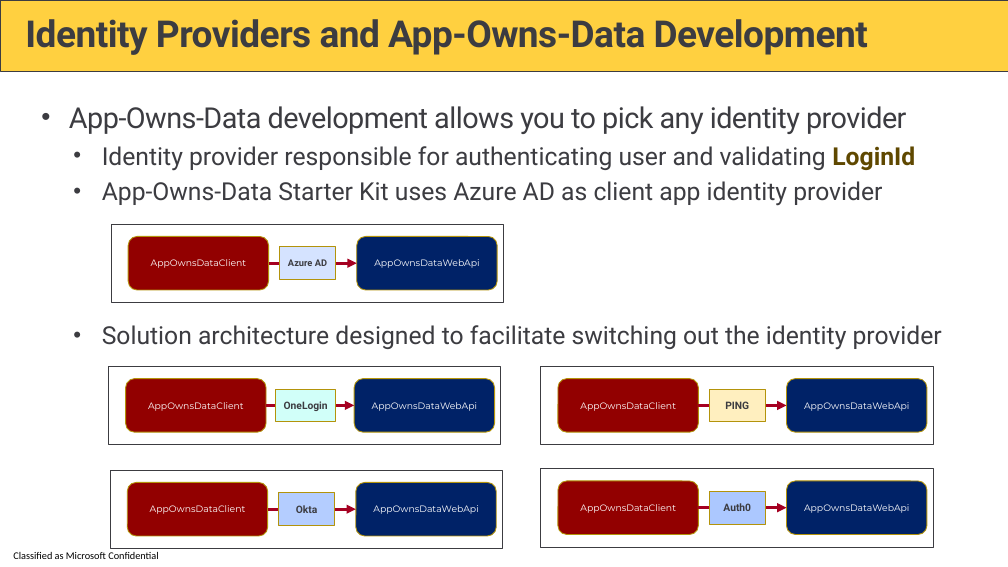
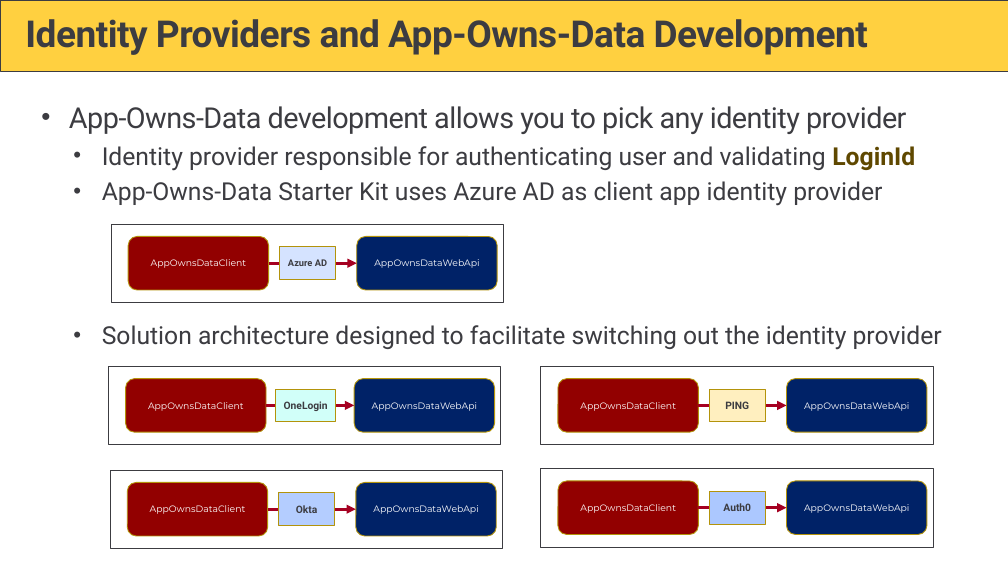
Before and after one commit to PowerBiDevCamp/Camp-Sessions, a slide deck: slide 30 of Session 11 - Introduction to the App-Owns-Data Starter Kit.pptx. Drawn at 1008x567 pixels with LibreOffice and Linux fonts; fonts in the diff are those of the drawing; background and template pictures are left out. Boxes give left, top, right and bottom in pixels: in the first picture for what was removed or moved away, otherwise in the second. Text is boxed around its words. In the diff, an @@ line names an element or a change of style, - is before the commit and + after.

```diff
--- a/Session 11 - Introduction to the App-Owns-Data Starter Kit.pptx
+++ b/Session 11 - Introduction to the App-Owns-Data Starter Kit.pptx
@@ text removed at box(13, 552, 158, 559) @@
-Classified as Microsoft Confidential
```
Also in this commit, not shown: 53 other slides changed, 1 other file.
